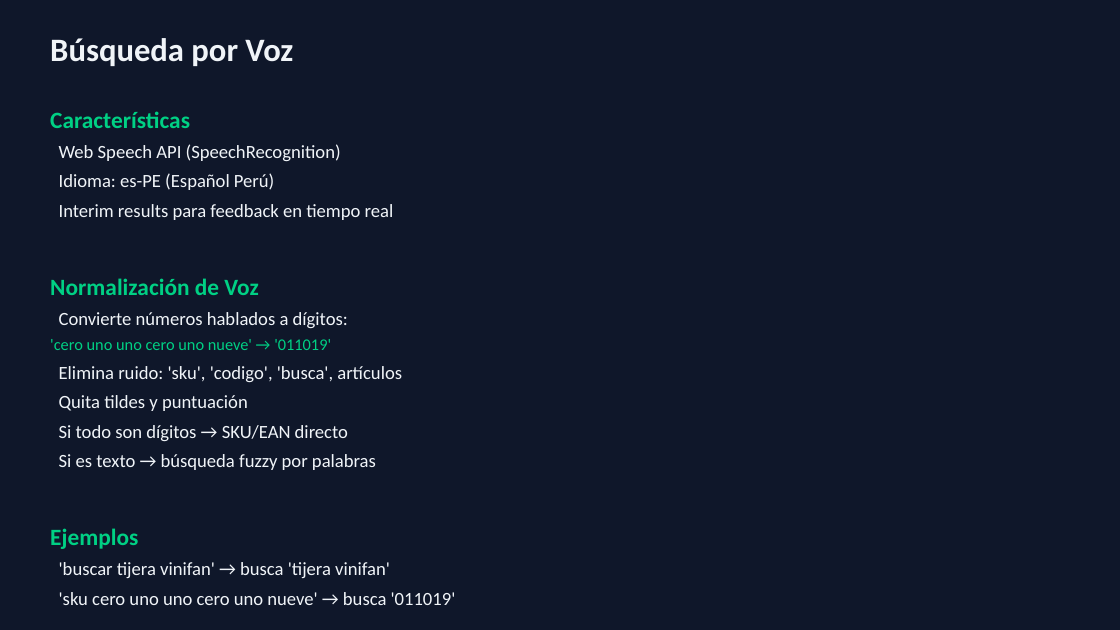
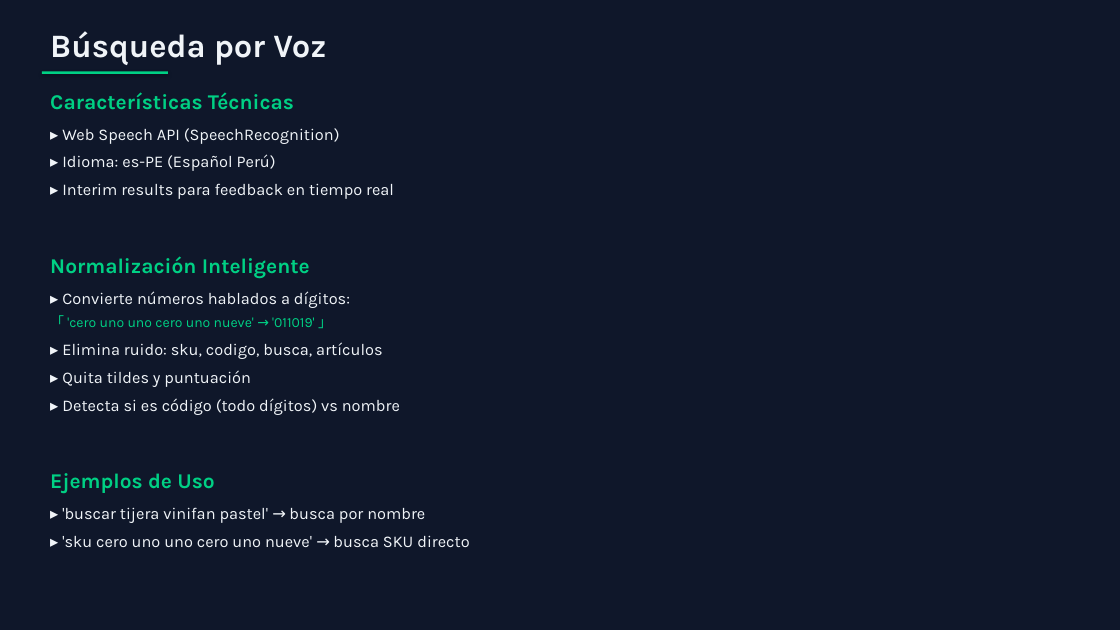
Before and after one commit to carloscus/g360-stock-reporter, a slide deck: slide 14 of StockPulse_Manual_Tecnico.pptx. Drawn at 1120x630 pixels with LibreOffice and Linux fonts; fonts in the diff are those of the drawing. Boxes give left, top, right and bottom in pixels: in the first picture for what was removed or moved away, otherwise in the second. Text is boxed around its words. In the diff, an @@ line names an element or a change of style, - is before the commit and + after.

Commit message:
docs: improved PPTX design with better typography and spacing

```diff
--- a/StockPulse_Manual_Tecnico.pptx
+++ b/StockPulse_Manual_Tecnico.pptx
@@ text "Búsqueda por Voz" at bbox=[50, 31, 326, 65]: font Calibri to Karla @@
@@ rectangle added at bbox=[42, 71, 168, 74], fill #00D084 @@
@@ text at bbox=[50, 92, 469, 547]: text changed; size 16 to 14 pt; font Calibri to Karla @@
-Características
-Web Speech API (SpeechRecognition)
-Idioma: es-PE (Español Perú)
-Interim results para feedback en tiempo real
-Normalización de Voz
-Convierte números hablados a dígitos:
-'cero uno uno cero uno nueve' → '011019'
-Elimina ruido: 'sku', 'codigo', 'busca', artículos
-Quita tildes y puntuación
-Si todo son dígitos → SKU/EAN directo
-Si es texto → búsqueda fuzzy por palabras
-Ejemplos
-'buscar tijera vinifan' → busca 'tijera vinifan'
-'sku cero uno uno cero uno nueve' → busca '011019'
+Características Técnicas
+▸ Web Speech API (SpeechRecognition)
+▸ Idioma: es-PE (Español Perú)
+▸ Interim results para feedback en tiempo real
+Normalización Inteligente
+▸ Convierte números hablados a dígitos:
+「 'cero uno uno cero uno nueve' → '011019' 」
+▸ Elimina ruido: sku, codigo, busca, artículos
+▸ Quita tildes y puntuación
+▸ Detecta si es código (todo dígitos) vs nombre
+Ejemplos de Uso
+▸ 'buscar tijera vinifan pastel' → busca por nombre
+▸ 'sku cero uno uno cero uno nueve' → busca SKU directo
```
Also in this commit, not shown: 25 other slides changed, 1 other file.
